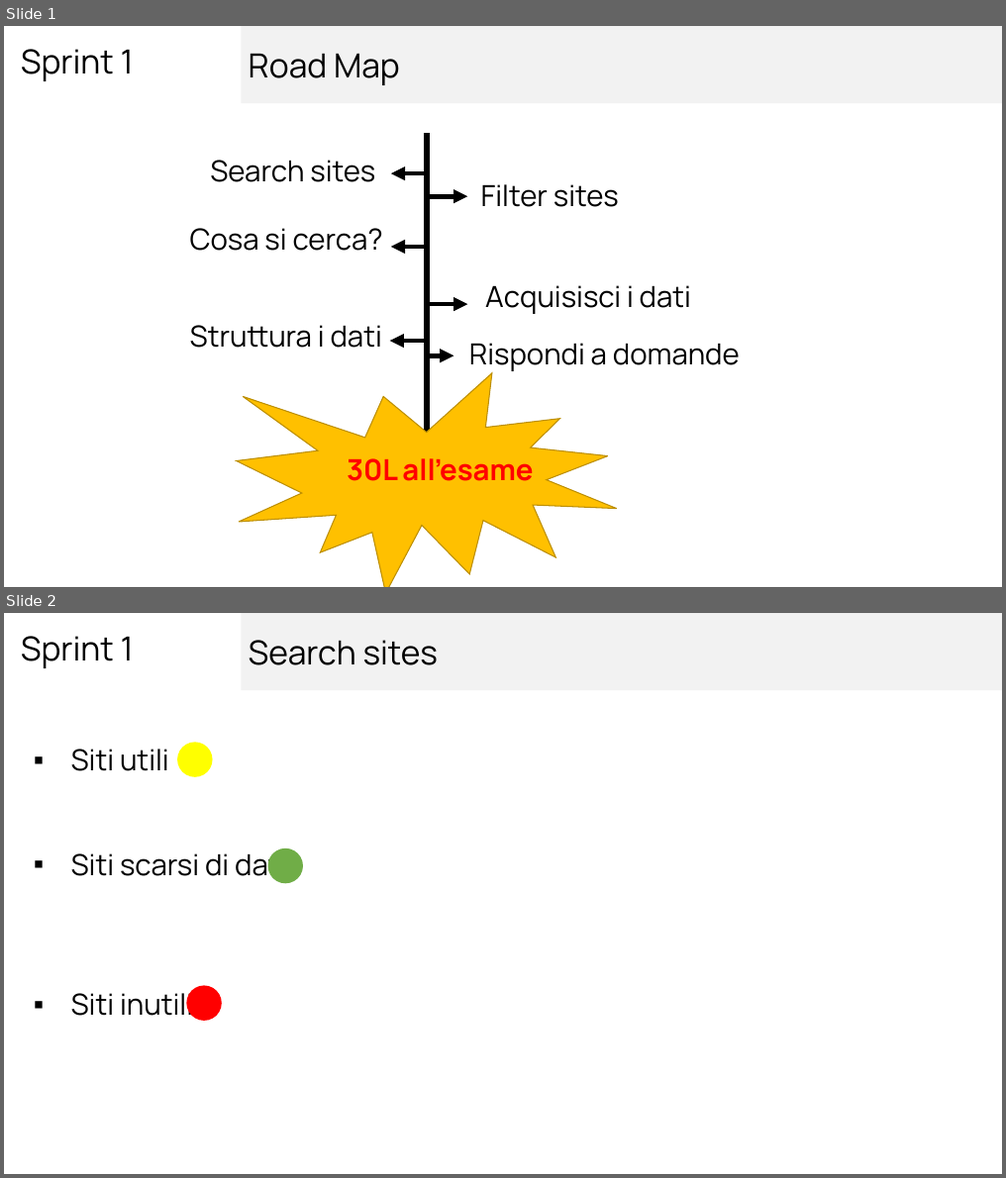
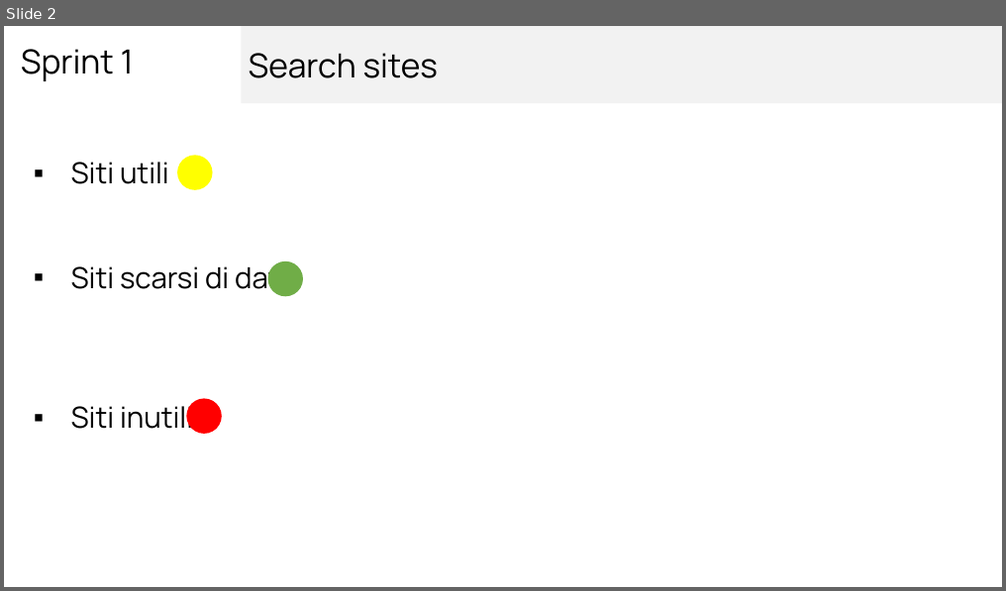
Before and after one commit to piebaroni/Web-Scraping-homework5, a slide deck: Presentazione/Sprint 1.pptx. Shown one above the other, each under a label of ours: slides 1 and 2 before the commit, slide 2 after it. The pictures are 1006x1178 and 1006x591 pixels, drawn with LibreOffice and Linux fonts; fonts in the diff are those of the drawing. Boxes give left, top, right and bottom in pixels: in the first picture for what was removed or moved away, otherwise in the second. Text is boxed around its words. In the diff, an @@ line names an element or a change of style, - is before the commit and + after.

Commit message:
presentazione ppt pt1

```diff
--- a/Presentazione/Sprint 1.pptx
+++ b/Presentazione/Sprint 1.pptx
@@ slide 1 removed at (4, 26, 1002, 587), background #FFFFFF @@
@@ text removed at (21, 49, 134, 81) @@
-Sprint 1
@@ rectangle removed at (242, 26, 1002, 104) @@
-Road Map
@@ line removed from (427, 133) to (427, 475) @@
@@ text removed at (210, 160, 375, 182) @@
-Search sites
@@ arrow removed from (427, 174) to (391, 174) @@
@@ arrow removed from (430, 196) to (467, 196) @@
@@ text removed at (481, 184, 619, 207) @@
-Filter sites
@@ text removed at (190, 228, 383, 251) @@
-Cosa si cerca?
@@ arrow removed from (427, 247) to (391, 247) @@
@@ text removed at (485, 285, 691, 314) @@
-Acquisisci i dati
@@ arrow removed from (430, 304) to (467, 304) @@
@@ text removed at (190, 325, 382, 348) @@
-Struttura i dati
@@ arrow removed from (425, 341) to (389, 341) @@
@@ text removed at (469, 343, 740, 372) @@
-Rispondi a domande
@@ irregular seal removed at (236, 373, 617, 587) @@
@@ arrow removed from (426, 356) to (453, 356) @@
@@ text removed at (347, 459, 533, 481) @@
-30L all’esame
```
Also in this commit, not shown: 1 slide added, 2 other files.
